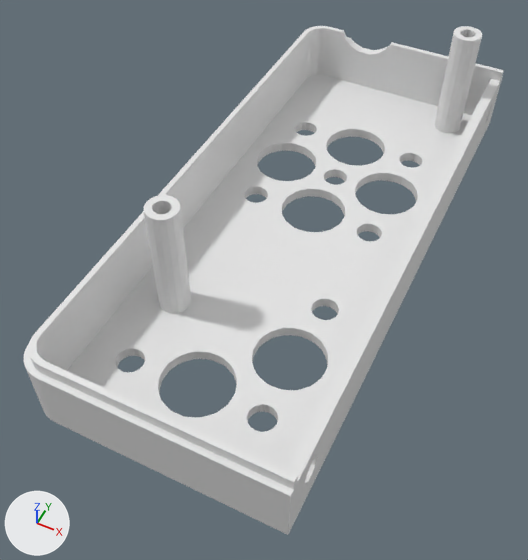
What one commit did to the Blender file BlenderSource/Faceplate_Right.blend.
Before and after are seen from a camera (50 mm lens) standing at (-5.95, -12.35, 9.93) and looking at (-9.85, -4.54, 0.17). The lights are fixed; the arrows at lower left show +X, +Y and +Z.

Objects in the first picture: 'Mount_RightHandle', 'RightHandleMounts', 'RightHandle_Top'.
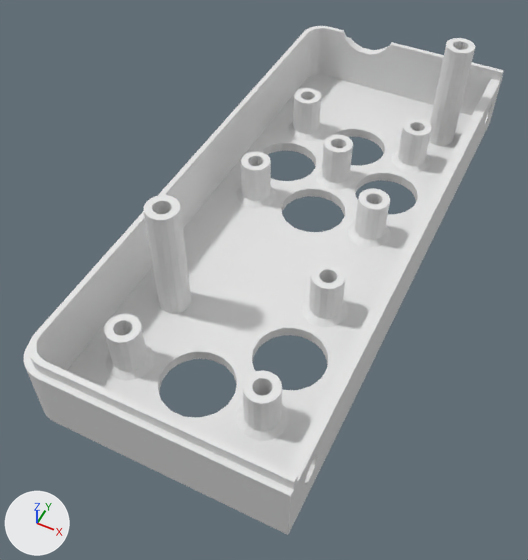
The newer file is also turned or shifted as a whole; pictures and numbers use the older file's frame.

Patch to the scene script:
```diff
--- a/BlenderSource/Faceplate_Right.blend.py
+++ b/BlenderSource/Faceplate_Right.blend.py
@@ me_screenholder_001 @@
 # used by ob_righthandle_top; location = (-5.1, 0.0, 0.0)
-me_screenholder_001.from_pydata(...)  # 939 vertices, 1203 faces; spans x -6.9..-2.4, y -8.5..2.1, z 0.0..1.4
+me_screenholder_001.from_pydata(...)  # 657 vertices, 810 faces, 7 loose edges; spans x -6.9..-2.4, y -8.5..2.1, z 0.0..1.4
+# me_screenholder_001 part 1: 177 vertices removed from x -6.8..-3.26, y -2.84..2.0, z 0.0..0.2
+# me_screenholder_001 part 2: 32 vertices removed from x -3.74..-3.26, y -4.94..-4.46, z 0.0..0.2
+# me_screenholder_001 part 3: 32 vertices removed from x -3.74..-3.26, y -7.34..-6.86, z 0.0..0.2
@@ me_pibracket_w_ioshield_002 @@
 me_pibracket_w_ioshield_002.from_pydata(...)  # 128 vertices, 192 faces; spans x 0.62..8.18, y 0.61..3.89, z -1.0..1.2
 # used by ob_righthandlemounts; location = (-7.39, -6.6, 1.2); rotation_euler = (0.0, 0.0, 1.571), in degrees (0, 0, 90)
+# me_pibracket_w_ioshield_002 part 4: the loose piece of 64 vertices spanning x 7.62..8.18, y 0.61..1.17, z -1.0..1.2 is moved by (-0.5, 0.0, 0.0)
@@ me_circle_007 @@
+me_circle_007.from_pydata(...)  # 240 vertices, 240 faces; spans x -2.8..0.4, y -1.6..1.6, z 0.2..1.05
@@ me_circle_006 @@
+me_circle_006.from_pydata(...)  # 400 vertices, 400 faces; spans x -1.6..1.6, y -1.6..1.6, z 0.2..1.05
@@ ob_buttonmount_startselect @@
+ob_buttonmount_startselect = bpy.data.objects.new('ButtonMount_StartSelect', me_circle_007)
+ob_buttonmount_startselect.location = (-8.6, -5.9, 0.0)
@@ ob_buttonmount_facebuttons @@
+ob_buttonmount_facebuttons = bpy.data.objects.new('ButtonMount_FaceButtons', me_circle_006)
+ob_buttonmount_facebuttons.location = (-9.8, -1.4, 0.0)
```

What differs and where, as boxes [x1, y1, x2, y2] in the pictures (528 x 560 px; the box of a moved part takes in the faces that stretch with it):
'ButtonMount_FaceButtons', added
    after: [236, 88, 432, 248]
'RightHandleMounts', reshaped
    before: [144, 26, 482, 314]
    after: [144, 38, 475, 314]
'ButtonMount_StartSelect', added
    after: [104, 263, 348, 441]
part 1 of me_screenholder_001, deleted
    before: [204, 103, 452, 266]
part 2 of me_screenholder_001, deleted
    before: [282, 271, 373, 354]
part 3 of me_screenholder_001, deleted
    before: [185, 382, 332, 470]
part 4 of me_pibracket_w_ioshield_002, moved or reshaped
    before: [434, 26, 482, 133]
    after: [429, 38, 475, 146]
